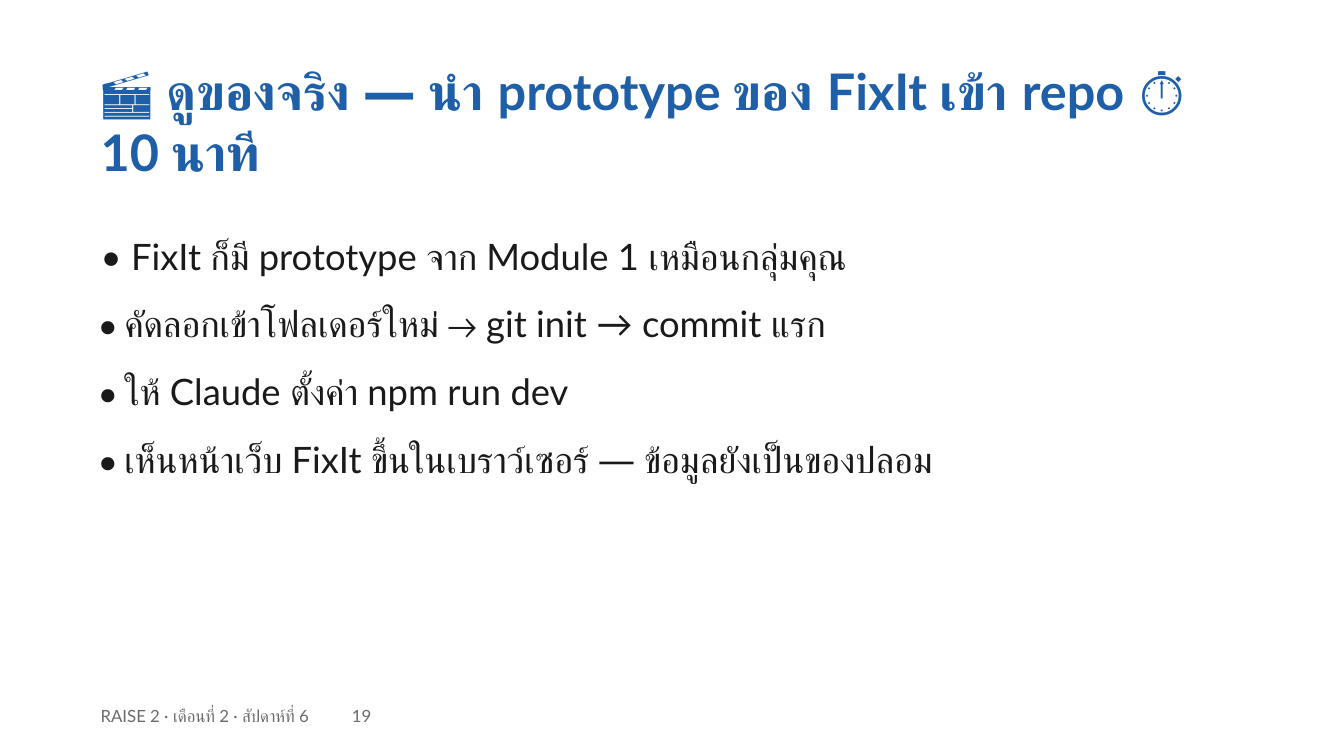
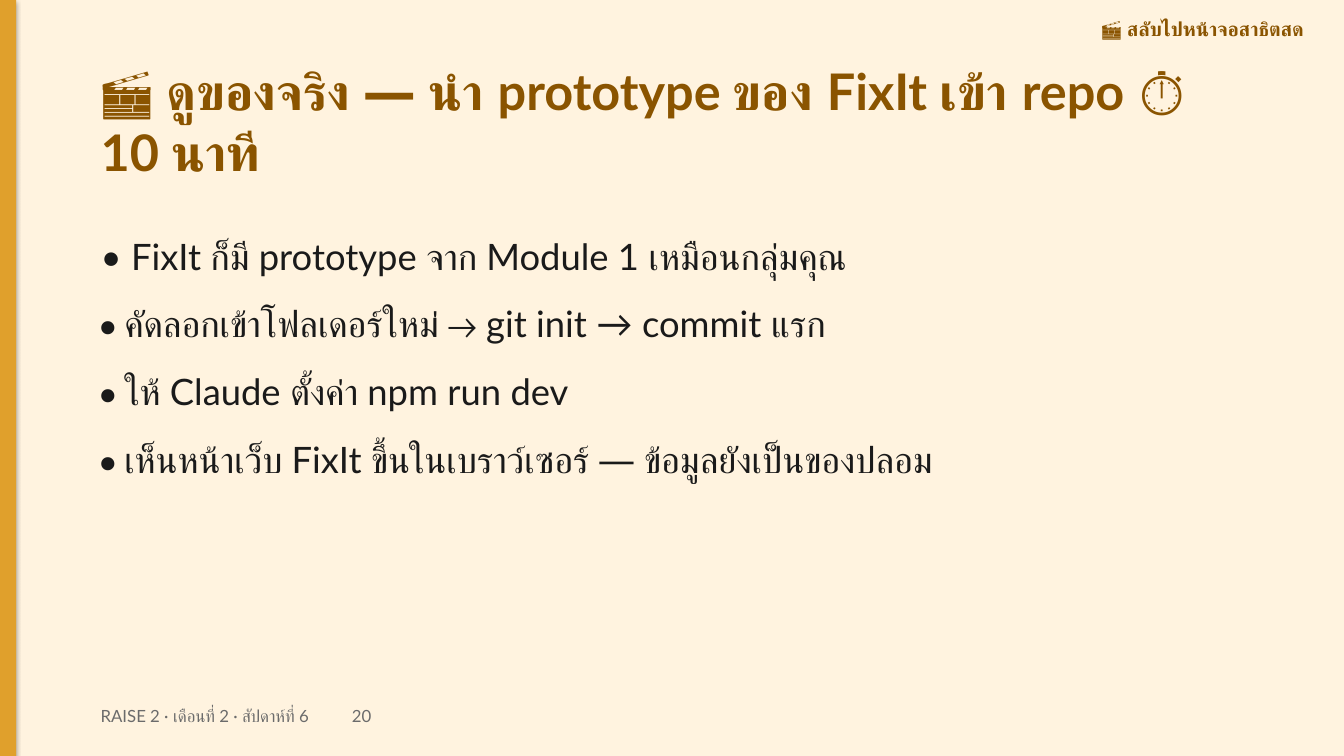
Before and after one commit to cnacha-mfu/raise2-module2, a slide deck: slide 20 of materials/week6/w6-slides.pptx (slide 19 before the commit). Drawn at 1344x756 pixels with LibreOffice and Linux fonts; fonts in the diff are those of the drawing. Boxes give left, top, right and bottom in pixels: in the first picture for what was removed or moved away, otherwise in the second. Text is boxed around its words. In the diff, an @@ line names an element or a change of style, - is before the commit and + after.

```diff
--- a/materials/week6/w6-slides.pptx
+++ b/materials/week6/w6-slides.pptx
@@ rectangle added at [0,0,1344,756], fill #FFF3DF @@
@@ rectangle added at [0,0,16,756], fill #E0A02C @@
@@ text added at [1127,21,1304,37], 14 pt, text #8A5400, bold @@
+🎬 สลับไปหน้าจอสาธิตสด
@@ text "🎬 ดูของจริง — นำ prototype ..." at [101,71,1125,172]: text colour #1F5FA8 to #8A5400 @@
@@ text at [101,709,371,722]: text changed @@
-RAISE 2 · เดือนที่ 2 · สัปดาห์ที่ 6 19
+RAISE 2 · เดือนที่ 2 · สัปดาห์ที่ 6 20
```
Also in this commit, not shown: 66 other slides changed, 1 slide added, 43 other files.
